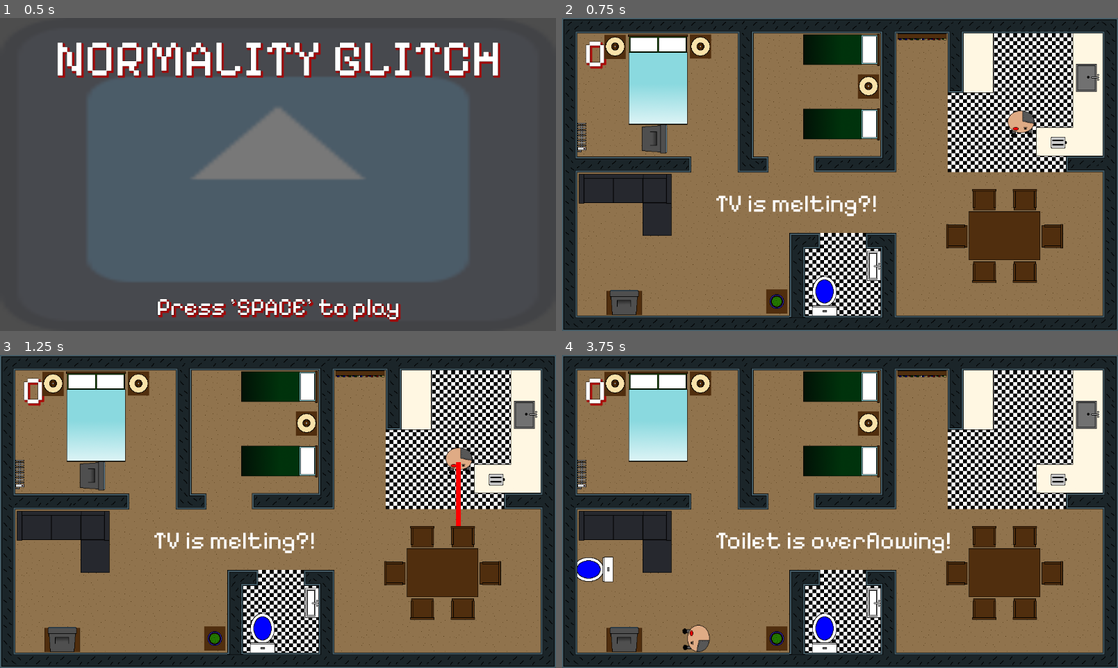
Above: before the commit, frames 1-4 (two rows, left to right).
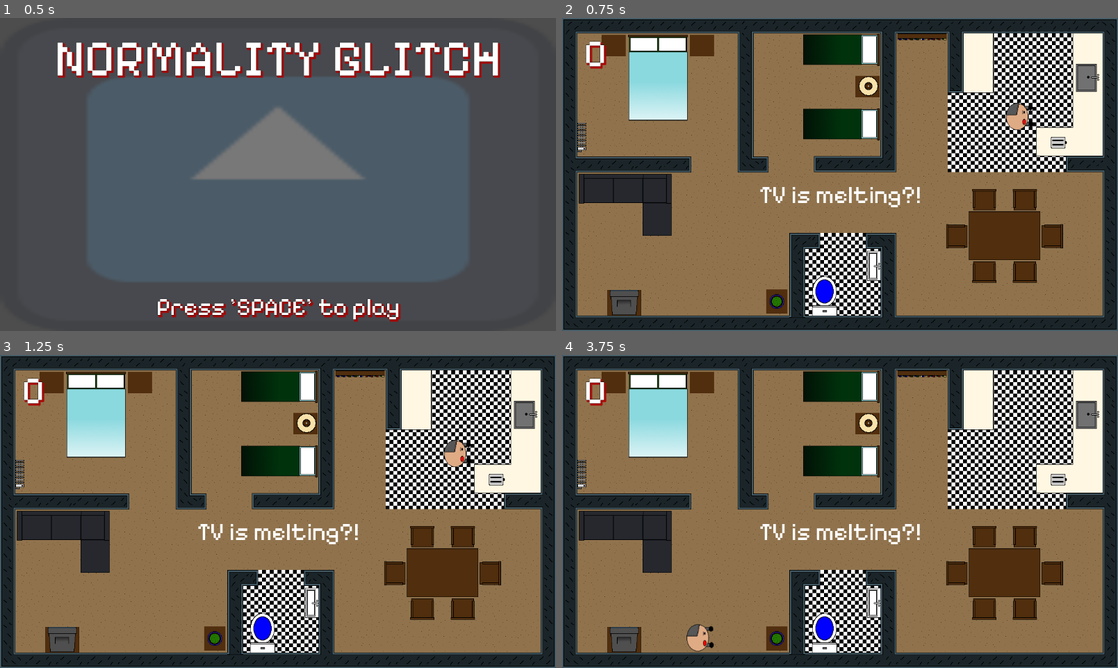
Above: after the commit, the same moments.

Repository: discoaaron/gamejam
Game: Godot game, scene res://scenes/menu/menu.tscn
Two runs of this game, one before a commit and one after it. Both use one fixed random seed, a clock stepped at 60 frames per second and the inputs below. The engine's default icon, where the game draws it, is replaced by a stand-in: a white triangle on a blue panel in a dark square.
Inputs:
- Up to frame 1 (0.5 s): no input
- Up to frame 2 (0.75 s): tap Space (space) at 0.5 s; tap A (a) at 0.6 s
- Up to frame 3 (1.25 s): tap D (d) at 0.8 s
- Up to frame 4 (3.75 s): tap Space (space) every 0.75 s from 1.25 to 3.5 s; tap D (d) at 1.35 s; tap E (e) at 1.55, 2.1 s; tap Q (q) at 2.3, 2.85 s; tap S (s) at 3.05, 3.6 s

Frame 1 is identical in both runs. In frame 2, 2.6% of the frame differs, in the area x 7-85%, y 5-96%; in frame 3, 2.8%; in frame 4, 2.9%, in the area x 2-70%, y 5-96%.

Commit message:
Changed risk item checker logic. Added move cooldown

Diff:
--- a/game/Main.tscn
+++ b/game/Main.tscn
@@ -13,22 +13,22 @@
 [ext_resource type="PackedScene" uid="uid://bk1ine5xwxmip" path="res://scenes/all_kitchen/k_bflushend.tscn" id="9_8tx62"]
 [ext_resource type="PackedScene" uid="uid://bs7lus22j3wpu" path="res://scenes/risk_objects/toaster.tscn" id="12_arlyk"]
 [ext_resource type="Texture2D" uid="uid://cak5lw2pwd2vk" path="res://art/kitchen/Kitchen Bench Sink.png" id="12_ikxp5"]
-[ext_resource type="PackedScene" path="res://scenes/misc_objects/bed_blue.tscn" id="12_wt4m5"]
+[ext_resource type="PackedScene" uid="uid://c4mtwc7hcwuo0" path="res://scenes/misc_objects/bed_blue.tscn" id="12_wt4m5"]
 [ext_resource type="PackedScene" uid="uid://conjny7l1pn1y" path="res://scenes/all_furniture/chair.tscn" id="13_jkp1c"]
-[ext_resource type="Texture2D" uid="uid://ckrxvmev8n58g" path="res://art/Lamp.png" id="13_nq24u"]
-[ext_resource type="PackedScene" path="res://scenes/risk_objects/toilet.tscn" id="13_wv7pw"]
-[ext_resource type="PackedScene" path="res://scenes/risk_objects/tv.tscn" id="14_br2es"]
-[ext_resource type="PackedScene" path="res://scenes/misc_objects/bed_single.tscn" id="14_cht8k"]
+[ext_resource type="PackedScene" uid="uid://b3v76c1kw8qh8" path="res://scenes/risk_objects/toilet.tscn" id="13_wv7pw"]
+[ext_resource type="PackedScene" uid="uid://d10q63frccgx" path="res://scenes/risk_objects/tv.tscn" id="14_br2es"]
+[ext_resource type="PackedScene" uid="uid://bw624hyilbo88" path="res://scenes/misc_objects/bed_single.tscn" id="14_cht8k"]
 [ext_resource type="PackedScene" uid="uid://xgaahnhjccj" path="res://scenes/all_furniture/table.tscn" id="14_hcyx7"]
 [ext_resource type="AudioStream" uid="uid://d0dyiupatsmsv" path="res://sound/418866__name__heartbeat-loop.wav" id="15_k8mtv"]
+[ext_resource type="PackedScene" uid="uid://djc7ymyb3uby5" path="res://scenes/all_furniture/table_no_collision.tscn" id="15_ofy62"]
 [ext_resource type="PackedScene" uid="uid://t50cjbmojbxg" path="res://scenes/hud/hud.tscn" id="16_2j5fn"]
-[ext_resource type="PackedScene" path="res://scenes/risk_objects/lamp.tscn" id="18_0i2p2"]
+[ext_resource type="PackedScene" uid="uid://cj54jyhwwok70" path="res://scenes/risk_objects/lamp.tscn" id="18_0i2p2"]
 [ext_resource type="PackedScene" uid="uid://c1klbkjabo2bj" path="res://scenes/misc_objects/bathroom_sink.tscn" id="18_ooh6d"]
-[ext_resource type="PackedScene" path="res://scenes/risk_objects/heater.tscn" id="19_liinm"]
+[ext_resource type="PackedScene" uid="uid://kyhpwbcf6ct6" path="res://scenes/risk_objects/heater.tscn" id="19_liinm"]
 [ext_resource type="PackedScene" uid="uid://dmfyuh7mc4jvs" path="res://scenes/misc_objects/couch.tscn" id="20_rlsls"]
 [ext_resource type="FontFile" uid="uid://cw6g0hytutgdl" path="res://fonts/PixelifySans-VariableFont_wght.ttf" id="25_wry1b"]
 [ext_resource type="Texture2D" uid="uid://bsbnwkumt6a7e" path="res://art/Plant.png" id="27_wgpcm"]
-[ext_resource type="PackedScene" path="res://scenes/misc_objects/bookshelf.tscn" id="27_y54mv"]
+[ext_resource type="PackedScene" uid="uid://4q46ugr14c8l" path="res://scenes/misc_objects/bookshelf.tscn" id="27_y54mv"]
 
 [sub_resource type="LabelSettings" id="LabelSettings_3y05j"]
 font = ExtResource("25_wry1b")
@@ -288,30 +288,8 @@
 [node name="bedroomitems" type="Node" parent="."]
 
 [node name="BedBlue" parent="bedroomitems" instance=ExtResource("12_wt4m5")]
-position = Vector2(199, 130)
-
-[node name="Table2" parent="bedroomitems" instance=ExtResource("14_hcyx7")]
-position = Vector2(110, 60)
-rotation = 1.5708
-scale = Vector2(0.5, 0.3)
-
-[node name="Table4" parent="bedroomitems" instance=ExtResource("14_hcyx7")]
-position = Vector2(635, 142)
-rotation = 1.5708
-scale = Vector2(0.5, 0.3)
-
-[node name="Table3" parent="bedroomitems" instance=ExtResource("14_hcyx7")]
-position = Vector2(287, 59)
-rotation = -1.5708
-scale = Vector2(0.5, 0.3)
-
-[node name="Lamp" type="Sprite2D" parent="bedroomitems"]
-position = Vector2(110, 61)
-texture = ExtResource("13_nq24u")
-
-[node name="Lamp2" type="Sprite2D" parent="bedroomitems"]
-position = Vector2(287, 61)
-texture = ExtResource("13_nq24u")
+position = Vector2(199, 126)
+scale = Vector2(1, 0.95)
 
 [node name="BedSingle" parent="bedroomitems" instance=ExtResource("14_cht8k")]
 position = Vector2(562, 67)
@@ -320,6 +298,15 @@
 [node name="BedSingle2" parent="bedroomitems" instance=ExtResource("14_cht8k")]
 position = Vector2(562, 221)
 rotation = 1.5708
+
+[node name="TableNoCollision" parent="bedroomitems" instance=ExtResource("15_ofy62")]
+position = Vector2(107, 57)
+
+[node name="TableNoCollision2" parent="bedroomitems" instance=ExtResource("15_ofy62")]
+position = Vector2(290, 57)
+
+[node name="TableNoCollision3" parent="bedroomitems" instance=ExtResource("15_ofy62")]
+position = Vector2(633, 142)
 
 [node name="RiskItems" type="Node" parent="."]
 
@@ -376,13 +363,22 @@
 wait_time = 0.8
 
 [node name="HUD" parent="." instance=ExtResource("16_2j5fn")]
+z_index = 3
 
 [node name="Label" type="Label" parent="."]
 top_level = true
-offset_left = 317.0
-offset_top = 354.0
-offset_right = 357.0
-offset_bottom = 414.0
+anchors_preset = 8
+anchor_left = 0.5
+anchor_top = 0.5
+anchor_right = 0.5
+anchor_bottom = 0.5
+offset_left = -20.0
+offset_top = 12.0
+offset_right = 20.0
+offset_bottom = 72.0
+grow_horizontal = 2
+grow_vertical = 2
+size_flags_horizontal = 4
 label_settings = SubResource("LabelSettings_3y05j")
 
 [node name="Table5" parent="." instance=ExtResource("14_hcyx7")]
@@ -392,11 +388,6 @@
 
 [node name="BathroomSink" parent="." instance=ExtResource("18_ooh6d")]
 position = Vector2(628, 513)
-
-[node name="Table" parent="." instance=ExtResource("14_hcyx7")]
-position = Vector2(129, 590)
-rotation = 1.5708
-scale = Vector2(0.5, 0.5)
 
 [node name="Couch" parent="." instance=ExtResource("20_rlsls")]
 position = Vector2(131, 387)
@@ -418,4 +409,13 @@
 position = Vector2(91, 114)
 rotation = 1.5708
 
+[node name="TableNoCollision" parent="." instance=ExtResource("15_ofy62")]
+position = Vector2(129, 594)
+scale = Vector2(1.4, 1.4)
+
+[node name="StartCooldown" type="Timer" parent="."]
+wait_time = 0.5
+one_shot = true
+
 [connection signal="timeout" from="Heartbeat" to="." method="_on_heartbeat_timeout"]
+[connection signal="timeout" from="StartCooldown" to="." method="_on_start_cooldown_timeout"]
--- a/game/autoloaders/globals.gd
+++ b/game/autoloaders/globals.gd
@@ -12,3 +12,5 @@
 var heater_action_ready: bool = false
 var dashing: bool = false
 var risk_group = ["RiskItems"]
+var move_cooldown: bool = true
+var current_risk:StaticBody2D = null
--- a/game/autoloaders/signal_manager.gd
+++ b/game/autoloaders/signal_manager.gd
@@ -22,6 +22,7 @@
 signal risk_item_dashed(collidedThing)
 signal baby_saved
 signal win_condition_achieved
+signal current_risk_item(current_risk)
 
 signal chair_enter
 signal chair_exit
--- a/game/main.gd
+++ b/game/main.gd
@@ -10,11 +10,18 @@
 var risks: Array[Resource] = [heater_scene, lamp_scene, toaster_scene, toilet_scene, tv_scene]
 
 var dad: Node
-var risk: Node
+#var risk: Node
 var originalKeys = ["w", "a", "s", "d", "e", "q", "z"]
 var keysCopy = []
 
 @onready var heartbeatsound: AudioStreamPlayer2D = $Heartbeatsound
+
+@onready var toaster: StaticBody2D = $RiskItems/Toaster
+@onready var toilet: StaticBody2D = $RiskItems/Toilet
+@onready var tv: StaticBody2D = $RiskItems/TV
+@onready var lamp: StaticBody2D = $RiskItems/Lamp
+@onready var heater: StaticBody2D = $RiskItems/Heater
+@onready var start_cooldown: Timer = $StartCooldown
 
 @onready var heartbeat: Timer = $Heartbeat
 
@@ -44,6 +51,8 @@
 func start_level() -> void:
 	_spawnDad()
 	_spawnBaby()
+	Globals.move_cooldown = true
+	start_cooldown.start()
 
 func update_score() -> void:
 	ScoreManager.increase_score()
@@ -51,9 +60,9 @@
 
 func start_next_level() -> void:
 	remove_child(dad)
-	remove_child(risk)
+	#remove_child(risk)
 	dad.queue_free()
-	risk.queue_free()
+	#risk.queue_free()
 	start_level()
 	print("start new level")
 
@@ -88,39 +97,46 @@
 	match riskIndex:
 		0:
 			$Label.text = "Turn off the heater!"
-			risk = heater_scene.instantiate()
+			#risk = heater_scene.instantiate()
+			Globals.current_risk = heater
 		1:
 			$Label.text = "Turn off the lamp!"
-			risk = lamp_scene.instantiate()
+			#risk = lamp_scene.instantiate()
+			Globals.current_risk = lamp
 		2:
 			$Label.text = "Toast is burning!"
-			risk = toaster_scene.instantiate()
+			#risk = toaster_scene.instantiate()
+			Globals.current_risk = toaster
 		3:
 			$Label.text = "Toilet is overflowing!"
-			risk = toilet_scene.instantiate()
+			#risk = toilet_scene.instantiate()
+			Globals.current_risk = toilet
 		4:
 			$Label.text = "TV is melting?!"
-			risk = tv_scene.instantiate()
+			#risk = tv_scene.instantiate()
+			Globals.current_risk = tv
 
-	var risk_spawn_location = $Dad_Path/DadSpawnLocation
-	risk_spawn_location.progress_ratio = randf()
-	risk.position = risk_spawn_location.position
-	add_child(risk)
+	#var risk_spawn_location = $Dad_Path/DadSpawnLocation
+	#risk_spawn_location.progress_ratio = randf()
+	#risk.position = risk_spawn_location.position
+	#add_child(risk)
 
 func game_over_laser(collidedThing) -> void:
-	game_over(str("Game Over\n You lasered the ", collidedThing))
+	var thing_name = str(collidedThing).split(":")[0]
+	game_over(str("Game Over\n You lasered the ", thing_name))
 
 func game_over_dash(collidedThing) -> void:
 	if Globals.dashing:
-		game_over(str("Game Over\n You dashed into the ", collidedThing))
+		var thing_name = str(collidedThing).split(":")[0]
+		game_over(str("Game Over\n You dashed into the ", thing_name))
 
 func game_over(text: String) -> void:
 	$Label.text = text
 	ScoreManager.reset_score()
 	remove_child(dad)
-	remove_child(risk)
+	#remove_child(risk)
 	dad.queue_free()
-	risk.queue_free()
+	#risk.queue_free()
 
 func heart_pulse() -> void:
 	if Globals.heartbeat_pulse_ready:
@@ -130,3 +146,6 @@
 
 func _on_heartbeat_timeout() -> void:
 	Globals.heartbeat_pulse_ready = true
+
+func _on_start_cooldown_timeout() -> void:
+	Globals.move_cooldown = false
--- /dev/null
+++ b/game/scenes/all_furniture/table_no_collision.tscn
@@ -0,0 +1,9 @@
+[gd_scene load_steps=2 format=3 uid="uid://djc7ymyb3uby5"]
+
+[ext_resource type="Texture2D" uid="uid://c6llv1v0s1rrs" path="res://art/Table.png" id="1_khefe"]
+
+[node name="TableNoCollision" type="StaticBody2D"]
+
+[node name="Sprite2D" type="Sprite2D" parent="."]
+scale = Vector2(0.5, 0.3)
+texture = ExtResource("1_khefe")
--- a/game/scenes/dad/dad.gd
+++ b/game/scenes/dad/dad.gd
@@ -35,46 +35,71 @@
 
 # Called every frame. 'delta' is the elapsed time since the previous frame.
 func _process(delta: float) -> void:
-	if Input.is_action_pressed(laser) and not sitting:
-		fire_laser(self.position, rotation_degrees)
-	if Input.is_action_just_pressed(action) and not sitting:
-		if Globals.action_ready:
-			print("you win!!")
-			SignalManager.baby_saved.emit()
-		elif Globals.chair_ready:
-			print("in the chair")
-			sit_in_chair(Globals.target_chair)
-		elif Globals.toaster_action_ready:
-			print("Toaster off")
-			SignalManager.win_condition_achieved.emit()
-		elif Globals.toilet_action_ready:
-			print("Toilet unblocked")
-			SignalManager.win_condition_achieved.emit()
-		elif Globals.tv_action_ready:
-			print("TV off")
-			SignalManager.win_condition_achieved.emit()
-		elif Globals.lamp_action_ready:
-			print("Lamp off")
-			SignalManager.win_condition_achieved.emit()
-		else:
-			print("not quite!")
-	if Input.is_action_just_pressed(dash) and not sitting:
-		dash_action()
-	if Input.is_action_just_pressed(action) and sitting and not sitting_timer_bool:
-		exit_chair(Globals.target_chair)
-	dash_gameover_check(dad_hands)
+	if not Globals.move_cooldown:
+		if Input.is_action_pressed(laser) and not sitting:
+			fire_laser(self.position, rotation_degrees)
+		if Input.is_action_just_pressed(action) and not sitting:
+			#if Globals.action_ready:
+				#print("you win!!")
+				#SignalManager.baby_saved.emit()
+			if Globals.chair_ready:
+				print("in the chair")
+				sit_in_chair(Globals.target_chair)
+			elif Globals.toaster_action_ready and dad_hands != null:
+				var parent = dad_hands.get_parent()
+				if parent == Globals.current_risk:
+					print("Toaster off")
+					SignalManager.win_condition_achieved.emit()
+				else:
+					print("Wrong risk item!")
+			elif Globals.toilet_action_ready and dad_hands != null:
+				var parent = dad_hands.get_parent()
+				if parent == Globals.current_risk:
+					print("Toilet unblocked")
+					SignalManager.win_condition_achieved.emit()
+				else:
+					print("Wrong risk item!")
+			elif Globals.tv_action_ready and dad_hands != null:
+				var parent = dad_hands.get_parent()
+				if parent == Globals.current_risk:
+					print("TV off")
+					SignalManager.win_condition_achieved.emit()
+				else:
+					print("Wrong risk item!")
+			elif Globals.lamp_action_ready and dad_hands != null:
+				var parent = dad_hands.get_parent()
+				if parent == Globals.current_risk:
+					print("Lamp off")
+					SignalManager.win_condition_achieved.emit()
+				else:
+					print("Wrong risk item!")
+			elif Globals.heater_action_ready and dad_hands != null:
+				var parent = dad_hands.get_parent()
+				if parent == Globals.current_risk:
+					print("Heater off")
+					SignalManager.win_condition_achieved.emit()
+				else:
+					print("Wrong risk item!")
+			else:
+				print("not quite!")
+		if Input.is_action_just_pressed(dash) and not sitting:
+			dash_action()
+		if Input.is_action_just_pressed(action) and sitting and not sitting_timer_bool:
+			exit_chair(Globals.target_chair)
+		dash_gameover_check(dad_hands)
 
 func _physics_process(delta: float) -> void:
-	if not Globals.dashing:
-		velocity = Vector2.ZERO
-		movement_input_check()
-		velocity = velocity.normalized() * speed
-		move_and_collide(velocity * delta)
-	if Globals.dashing:
-		var direction = rotation
-		var vect = Vector2.from_angle(direction)
-		var dash_velocity = vect * dash_speed
-		move_and_collide(dash_velocity * delta)
+	if not Globals.move_cooldown:
+		if not Globals.dashing:
+			velocity = Vector2.ZERO
+			movement_input_check()
+			velocity = velocity.normalized() * speed
+			move_and_collide(velocity * delta)
+		if Globals.dashing:
+			var direction = rotation
+			var vect = Vector2.from_angle(direction)
+			var dash_velocity = vect * dash_speed
+			move_and_collide(dash_velocity * delta)
 
 func movement_input_check() -> void:
 	if Input.is_action_pressed(up) and not sitting:
